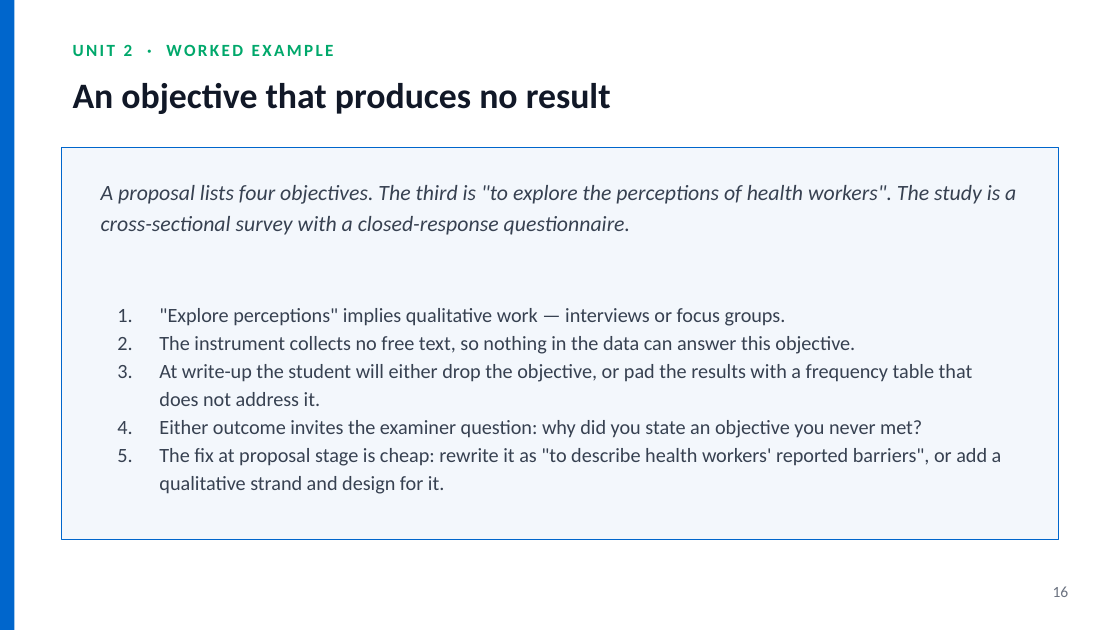
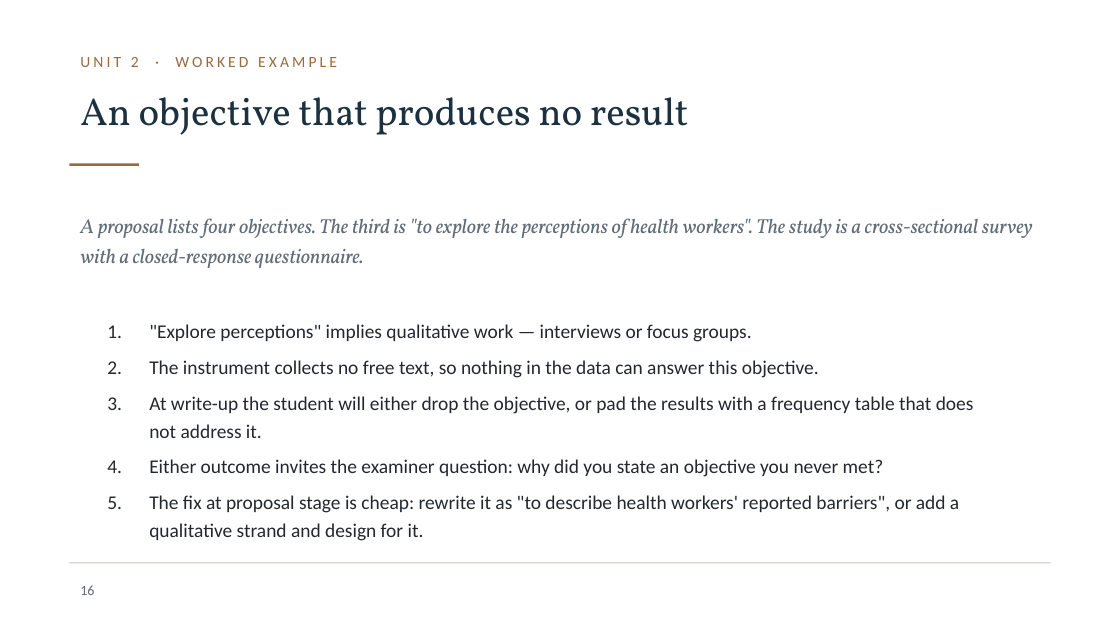
Before and after one commit to JesseAnak7534/ICBB, a slide deck: slide 16 of icbb-website/materials/research-methods/unit-02-slides.pptx. Drawn at 1120x630 pixels with LibreOffice and Linux fonts; fonts in the diff are those of the drawing; background and template pictures are left out. Boxes give left, top, right and bottom in pixels: in the first picture for what was removed or moved away, otherwise in the second. Text is boxed around its words. In the diff, an @@ line names an element or a change of style, - is before the commit and + after.

```diff
--- a/icbb-website/materials/research-methods/unit-02-slides.pptx
+++ b/icbb-website/materials/research-methods/unit-02-slides.pptx
@@ rectangle removed at (0, 0, 15, 630) @@
@@ text "UNIT 2 · WORKED EXAMPLE": place and size @@
-text "UNIT 2 · WORKED EXAMPLE" at (73, 44, 334, 56)
+text "UNIT 2 · WORKED EXAMPLE" at (80, 57, 337, 67)
@@ text "UNIT 2 · WORKED EXAMPLE" at (80, 57, 337, 67): size 11 to 10 pt, text colour #00A86B to #9A6A3C, letter spacing 1.5 to 2 pt, bold off @@
@@ text "An objective that produces no ...": place and size @@
-text "An objective that produces no ..." at (73, 83, 611, 114)
+text "An objective that produces no ..." at (80, 97, 688, 135)
@@ text "An objective that produces no ..." at (80, 97, 688, 135): size 23 to 25 pt, font Calibri to Vollkorn, text colour #111827 to #1C3140, bold off @@
@@ rectangle removed at (62, 148, 1058, 540) @@
@@ rectangle added at (69, 164, 139, 166), fill #9A6A3C @@
@@ text "A proposal lists four objectives. ...": place and size @@
-text "A proposal lists four objectives. ..." at (101, 185, 1016, 235)
+text "A proposal lists four objectives. ..." at (80, 218, 1033, 268)
@@ text "A proposal lists four objectives. ..." at (80, 218, 1033, 268): size 14 to 13 pt, font Calibri to Vollkorn, text colour #374151 to #5F6B76; line spacing 1.2 to 1.24 @@
@@ text ""Explore perceptions" implies qualitative work ...": place and size @@
-text ""Explore perceptions" implies qualitative work ..." at (159, 308, 1002, 494)
+text ""Explore perceptions" implies qualitative work ..." at (149, 324, 974, 541)
@@ text ""Explore perceptions" implies qualitative work ..." at (149, 324, 974, 541): size 13 to 12.5 pt, text colour #374151 to #23282E; line spacing 1.15 to 1.2; more space between paragraphs @@
@@ rectangle added at (69, 562, 1051, 563), fill #D8D3CB @@
@@ page number: place and size @@
-page number at (1053, 586, 1069, 597)
+page number at (80, 585, 94, 595)
@@ page number at (80, 585, 94, 595): size 10 to 9 pt, text colour #6B7280 to #5F6B76 @@
```
Also in this commit, not shown: 18 other slides changed, 49 other files.
